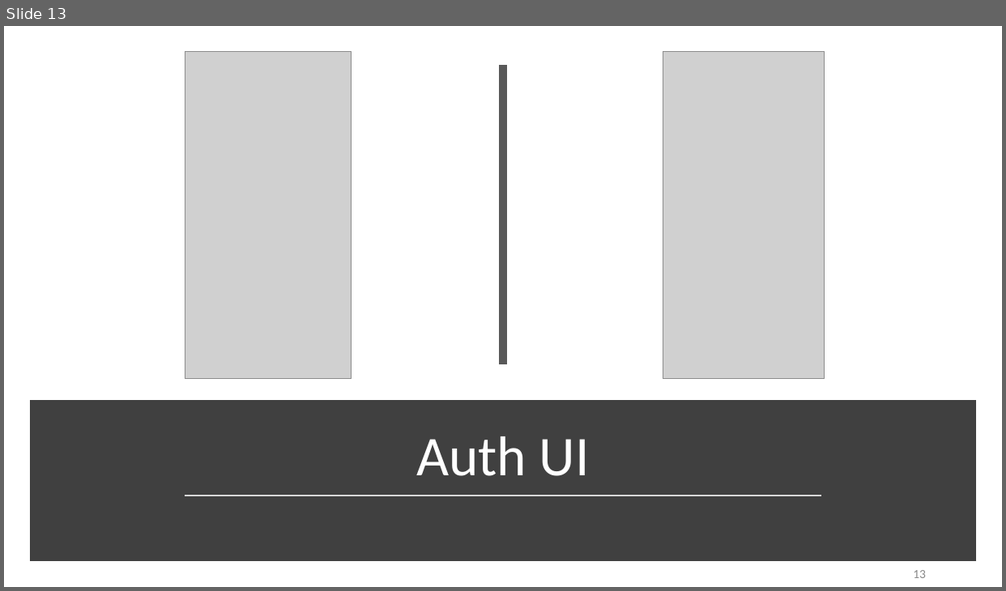
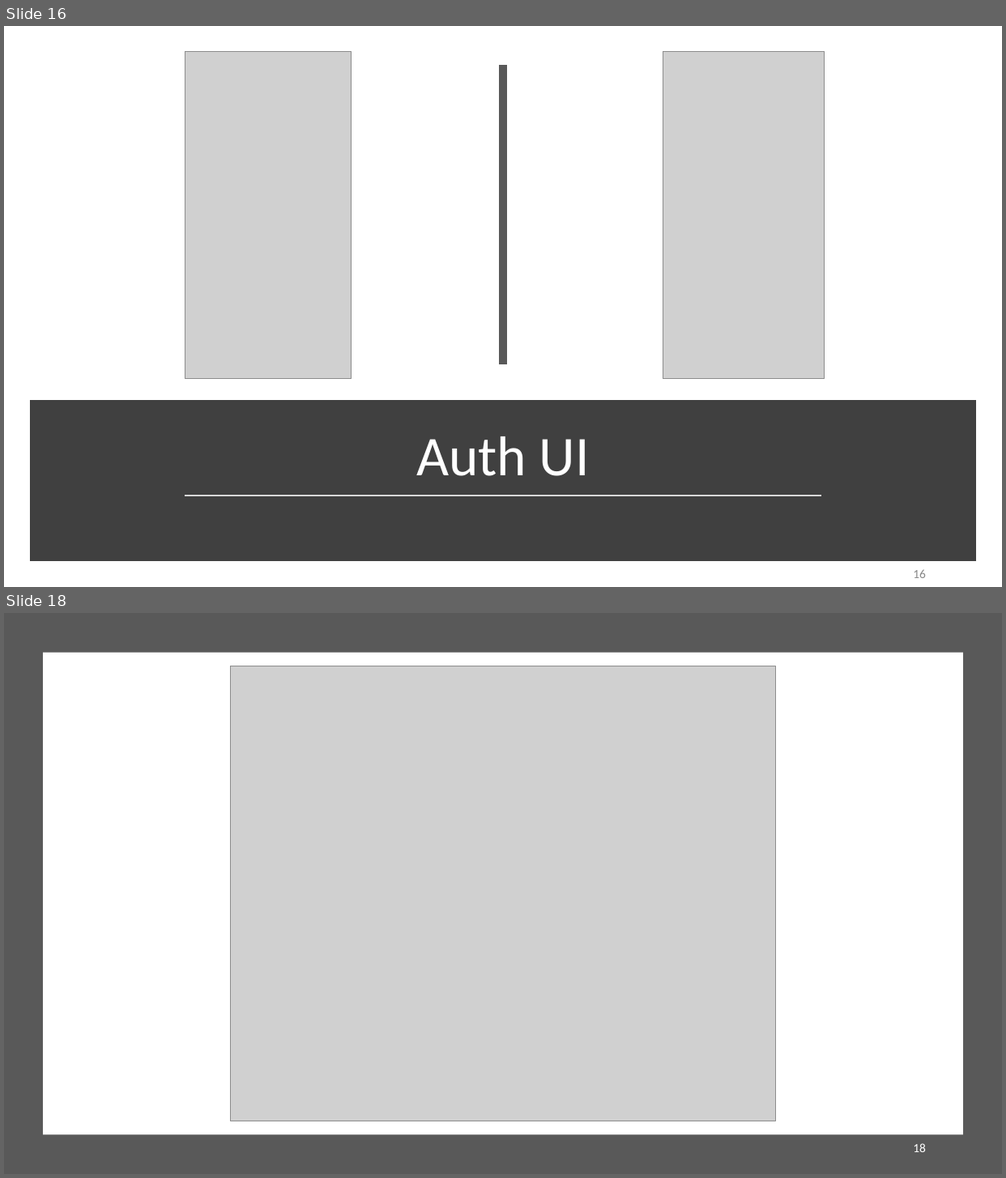
Before and after one commit to uwacsp/cits5503, a slide deck: Lectures/CITS5503EMobile.pptx. Shown one above the other, each under a label of ours: slide 13 before the commit, slides 16 and 18 after it; the slides between them are not shown. The pictures are 1006x591 and 1006x1178 pixels, drawn with LibreOffice and Linux fonts; fonts in the diff are those of the drawing; grey boxes stand for pictures. Boxes give left, top, right and bottom in pixels: in the first picture for what was removed or moved away, otherwise in the second. Text is boxed around its words. In the diff, an @@ line names an element or a change of style, - is before the commit and + after.

```diff
--- a/Lectures/CITS5503EMobile.pptx
+++ b/Lectures/CITS5503EMobile.pptx
@@ slide 18 added at <box>4,613,1002,1174</box>, background #FFFFFF @@
@@ rectangle added at <box>4,613,1002,1174</box>, fill #595959 @@
@@ rectangle added at <box>43,653,963,1135</box>, fill #FFFFFF @@
@@ picture added at <box>231,666,775,1122</box> @@
@@ page number added at <box>913,1144,926,1152</box>, 12 pt, text #FFFFFF @@
+18
@@ what was slide 13 is now slide 16 @@
@@ page number at <box>913,570,926,578</box>: text changed @@
-13
+16
```
Also in this commit, not shown: 1 slide changed, 3 other slides added.
